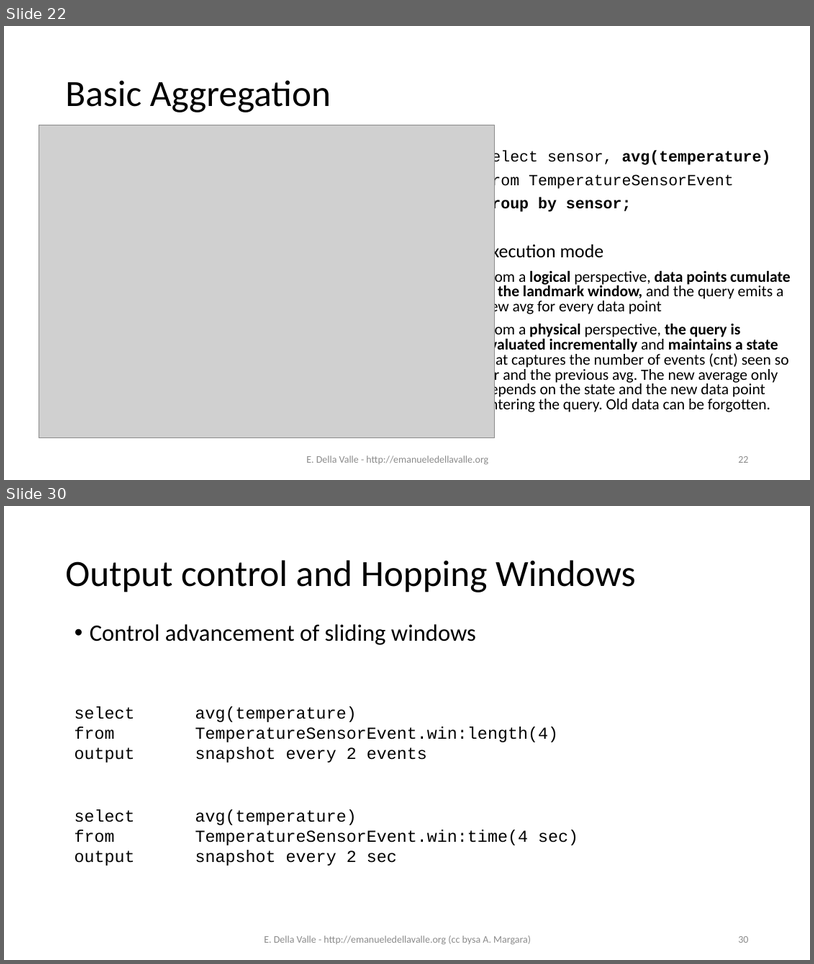
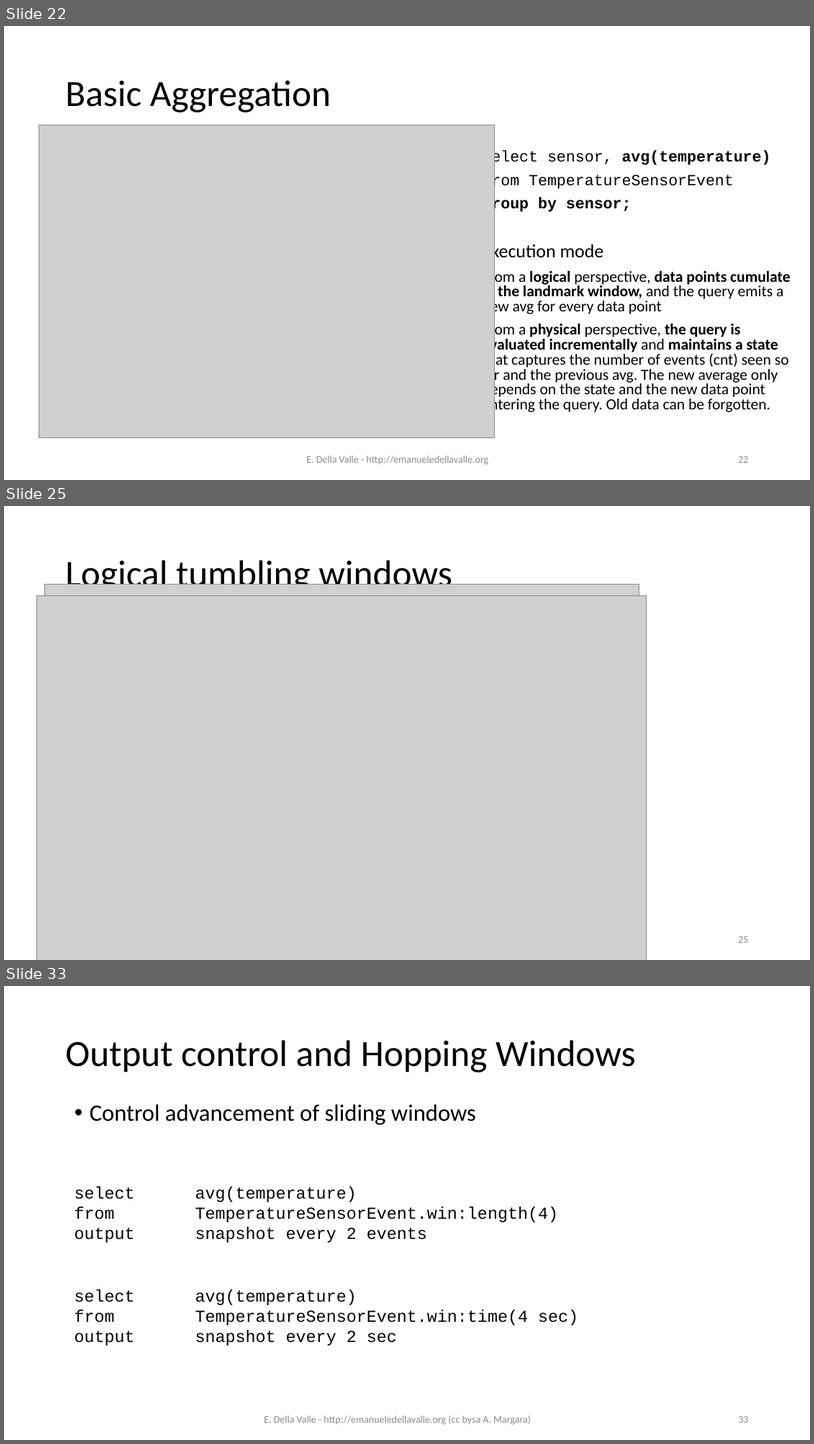
Before and after one commit to eugeniovaretti/streaming-data-analytics, a slide deck: lectures/02_EPL/02_VerticallyScalableSolution_Esper+EPL.pptx. Shown one above the other, each under a label of ours: slides 22 and 30 before the commit, slides 22, 25 and 33 after it; the slides between them are not shown. The pictures are 814x964 and 814x1444 pixels, drawn with LibreOffice and Linux fonts; fonts in the diff are those of the drawing; grey boxes stand for pictures. Boxes give left, top, right and bottom in pixels: in the first picture for what was removed or moved away, otherwise in the second. Text is boxed around its words. In the diff, an @@ line names an element or a change of style, - is before the commit and + after.

```diff
--- a/lectures/02_EPL/02_VerticallyScalableSolution_Esper+EPL.pptx
+++ b/lectures/02_EPL/02_VerticallyScalableSolution_Esper+EPL.pptx
@@ slide 25 added at (x1=4, y1=506, x2=810, y2=960), background #FFFFFF @@
@@ title added at (x1=65, y1=560, x2=453, y2=595), 44 pt, text #000000 @@
+Logical tumbling windows
@@ picture added at (x1=44, y1=584, x2=639, y2=960) @@
@@ picture added at (x1=36, y1=595, x2=647, y2=960) @@
@@ page number added at (x1=738, y1=936, x2=748, y2=942), 12 pt, text #8C8C8C @@
+25
@@ what was slide 30 is now slide 33 @@
@@ page number at (x1=738, y1=1416, x2=748, y2=1422): text changed @@
-30
+33
```
Also in this commit, not shown: 9 slides changed, 3 other slides added, 1 slide removed, 4 other files.
